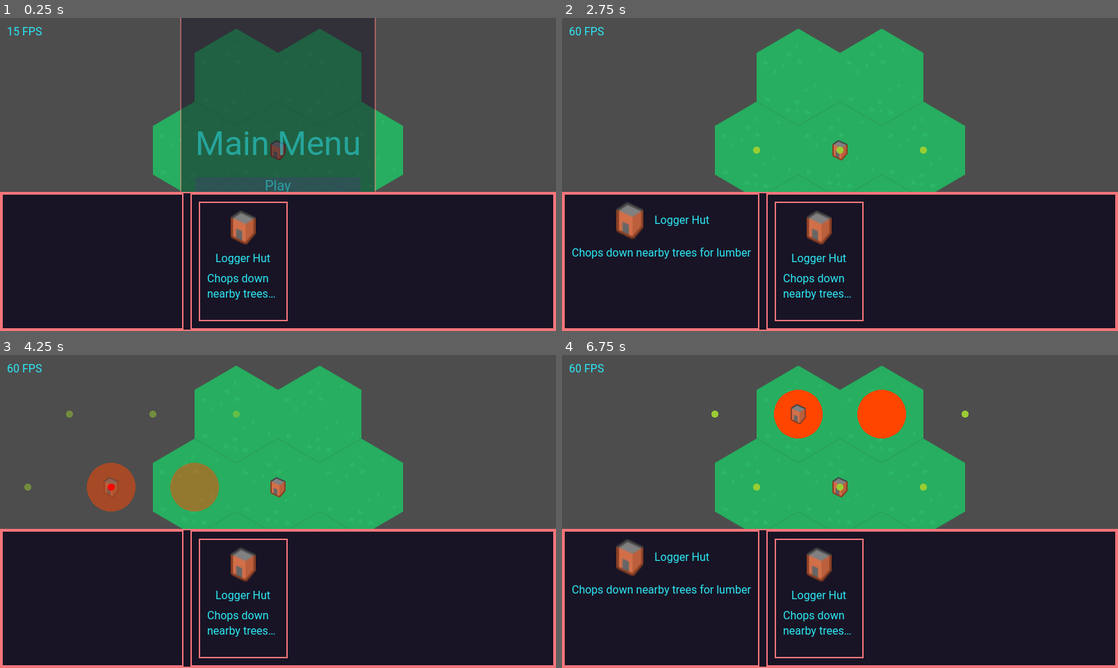
Above: before the commit, frames 1-4 (two rows, left to right).
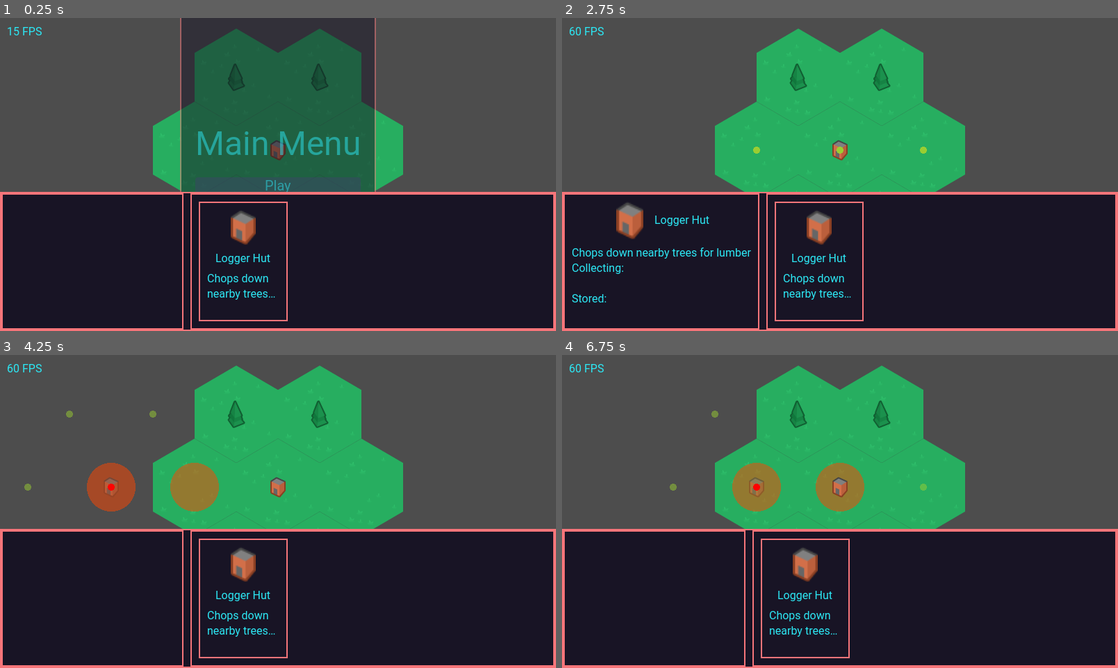
Above: after the commit, the same moments.

Repository: Bloodyaugust/citybuilder-sim
Game: Godot game, scene res://scenes/main.tscn
The game is run twice, just before and just after one commit, with the same random seed, the same clock (stepped at 60 frames per second) and the same inputs. The engine's default icon, where the game draws it, is replaced by a stand-in: a white triangle on a blue panel in a dark square.
Inputs (mouse positions are in pixels of both pictures, inside the frame that each line leads up to):
- Up to frame 1 (0.25 s): no input
- Up to frame 2 (2.75 s): click "Play" at 0.5 s; tap Enter at 1.25 s; drag from (806, 262) to (895, 105) at 1.27 s; drag from (728, 190) to (812, 237) at 2.02 s
- Up to frame 3 (4.25 s): move the mouse to (333, 442) at 2.77 s; hold D (move_right) 2.78-3.5 s; right-click (333, 442) at 2.85 s; click (333, 442) at 3.5 s; drag from (250, 574) to (111, 464) at 3.52 s
- Up to frame 4 (6.75 s): move the mouse to (1006, 558) at 4.27 s; hold A (move_left) 4.28-5 s; right-click (1006, 558) at 4.35 s; click (1006, 558) at 5 s; drag from (673, 464) to (756, 433) at 5.02 s; move the mouse to (867, 511) at 5.77 s; hold S (move_down) 5.78-6.5 s; right-click (867, 511) at 5.85 s; click (867, 511) at 5.92 s; click (867, 511) at 6.5 s; drag from (756, 433) to (728, 527) at 6.52 s

The runs differ from the first frame. In frame 1, 0.1% of the frame differs, in the area x 41-59%, y 14-24%; in frame 2, 0.5%; in frame 3, 0.3%; in frame 4, 7.2%, in the area x 1-74%, y 11-100%.

Commit message:
Add resource gathering and storage to buildings
- Add details about resources in selection view

Diff:
--- a/actors/Building.gd
+++ b/actors/Building.gd
@@ -9,9 +9,20 @@
 var _draw_details: bool = false
 var _effect_tiles: Array[Vector2i]
 var _origin_tile: Vector2i
+var _collecting_resources: Dictionary
+var _stored_resources: Dictionary
 
 func get_collision_tiles() -> Array[Vector2i]:
   return _collision_tiles
+
+func get_selection_details() -> Dictionary:
+  var _resources_string: String = "\r\n".join(PackedStringArray(_collecting_resources.keys().map(func (resource): return "- {id} x{num} tiles ({total}/sec)".format({"id": resource, "num": _collecting_resources[resource], "total": _collecting_resources[resource] * data.resource_collection_rate_per_tile}))))
+  var _stored_resources_string: String = "\r\n".join(PackedStringArray(_stored_resources.keys().map(func (resource): return "- {id}: {num}".format({"id": resource, "num": "%d" % _stored_resources[resource]}))))
+  return {
+    "name": data.name,
+    "sprite": data.sprite,
+    "description": data.description + "\r\nCollecting:\r\n" + _resources_string + "\r\nStored:\r\n" + _stored_resources_string
+  }
 
 func _draw():
   if _draw_details:
@@ -32,11 +43,22 @@
       else:
         _draw_details = false
 
-func _process(_delta) -> void:
+func _on_tilemap_tile_actor_changed(tile: Vector2i) -> void:
+  if tile in _effect_tiles:
+    _recalculate_resources()
+
+func _process(delta) -> void:
+  for _resource_id in _collecting_resources.keys():
+    if _stored_resources.has(_resource_id):
+      _stored_resources[_resource_id] = _stored_resources[_resource_id] + (_collecting_resources[_resource_id] * data.resource_collection_rate_per_tile * delta)
+    else:
+      _stored_resources[_resource_id] = _collecting_resources[_resource_id] * data.resource_collection_rate_per_tile * delta
+
   queue_redraw()
 
 func _ready():
   Store.state_changed.connect(_on_store_state_changed)
+  TilemapActorController.tile_actor_changed.connect(_on_tilemap_tile_actor_changed)
 
   _origin_tile = GDUtil.get_tile_from_global_position(global_position, _tilemap)
   global_position = GDUtil.get_global_position_from_tile(_origin_tile, _tilemap)
@@ -51,3 +73,19 @@
 
   BuildingController.add_building(self)
   queue_redraw()
+  _recalculate_resources()
+
+func _recalculate_resources() -> void:
+  _collecting_resources = {}
+
+  for _effect_tile in _effect_tiles:
+    var _tile_actor: Variant = TilemapActorController.get_tile_actor(_effect_tile)
+
+    if _tile_actor && _tile_actor.has_method("get_resource_id"):
+      var _resource_id: String = _tile_actor.get_resource_id()
+
+      if _resource_id in data.resources_collected:
+        if _collecting_resources.has(_resource_id):
+          _collecting_resources[_resource_id] = _collecting_resources[_resource_id] + 1
+        else:
+          _collecting_resources[_resource_id] = 1
--- a/actors/Resource.gd
+++ b/actors/Resource.gd
@@ -2,11 +2,15 @@
 
 @export var data: ResourceData
 
-# Called when the node enters the scene tree for the first time.
+@onready var _tilemap: TileMap = TilemapActorController.get_tilemap()
+@onready var _origin_tile: Vector2i = GDUtil.get_tile_from_global_position(global_position, _tilemap)
+@onready var _sprite: Sprite2D = %Sprite2D
+
+func get_resource_id() -> String:
+  return data.id
+
 func _ready():
-  pass # Replace with function body.
+  global_position = GDUtil.get_global_position_from_tile(_origin_tile, _tilemap)
+  _sprite.texture = data.sprite
 
-
-# Called every frame. 'delta' is the elapsed time since the previous frame.
-func _process(delta):
-  pass
+  TilemapActorController.add_actor_to_tile(_origin_tile, self)
--- a/data/buildings/logger_hut.tres
+++ b/data/buildings/logger_hut.tres
@@ -10,3 +10,5 @@
 effect_mask = Array[Vector2]([Vector2(2, 2.08165e-12), Vector2(0.5, 1), Vector2(-0.5, 1), Vector2(-1, 2.08165e-12), Vector2(-0.5, -1), Vector2(0.5, -1), Vector2(1.5, -1), Vector2(1.5, 1)])
 name = "Logger Hut"
 description = "Chops down nearby trees for lumber"
+resources_collected = Array[String](["wood"])
+resource_collection_rate_per_tile = 0.15
--- a/scenes/main.tscn
+++ b/scenes/main.tscn
@@ -14,6 +14,7 @@
 [ext_resource type="PackedScene" uid="uid://bquw3hjgjei57" path="res://actors/Building.tscn" id="11_g1ajc"]
 [ext_resource type="Resource" uid="uid://xh1lu2y0utpl" path="res://data/buildings/logger_hut.tres" id="12_a4fw6"]
 [ext_resource type="PackedScene" uid="uid://c7pqm8xy2novr" path="res://actors/Resource.tscn" id="14_huttj"]
+[ext_resource type="Resource" uid="uid://bx0wfu1su5a3j" path="res://data/resources/wood.tres" id="15_5wglv"]
 
 [sub_resource type="TileSetAtlasSource" id="TileSetAtlasSource_a7s8r"]
 texture = ExtResource("9_mwvq6")
@@ -323,3 +324,8 @@
 
 [node name="Resource" parent="." instance=ExtResource("14_huttj")]
 position = Vector2(59, -132)
+data = ExtResource("15_5wglv")
+
+[node name="Resource2" parent="." instance=ExtResource("14_huttj")]
+position = Vector2(-58, -138)
+data = ExtResource("15_5wglv")
--- a/scripts/controllers/TilemapActorController.gd
+++ b/scripts/controllers/TilemapActorController.gd
@@ -8,6 +8,7 @@
 
 func add_actor_to_tile(tile: Vector2i, actor: Variant) -> void:
   actor_dict[tile] = actor
+  tile_actor_changed.emit(tile)
 
 func get_tile_actor(tile: Vector2i) -> Variant:
   if actor_dict.has(tile):
@@ -15,8 +16,12 @@
 
   return false
 
+func get_tilemap() -> TileMap:
+  return _tilemap
+
 func remove_actor_from_tile(tile: Vector2i) -> void:
   actor_dict.erase(tile)
+  tile_actor_changed.emit(tile)
 
 func _unhandled_input(event: InputEvent) -> void:
   if event.is_action_released("select_actor") && !Store.state.selected_build_option:
--- a/views/SelectionDetail.gd
+++ b/views/SelectionDetail.gd
@@ -8,13 +8,21 @@
 func _on_state_changed(state_key, substate):
   match state_key:
     "selected_actor":
-      if substate:
-        _selection_detail_inner.visible = true
-        _selection_detail_texture.texture = substate.data.sprite
-        _selection_detail_name.text = substate.data.name
-        _selection_detail_description.text = substate.data.description
-      else:
-        _selection_detail_inner.visible = false
+      _update_details(substate)
+
+func _process(delta):
+  if Store.state.selected_actor:
+    _update_details(Store.state.selected_actor)
 
 func _ready():
   Store.state_changed.connect(self._on_state_changed)
+
+func _update_details(actor: Variant):
+    if actor && actor.has_method("get_selection_details"):
+      var _actor_details: Dictionary = actor.get_selection_details()
+      _selection_detail_inner.visible = true
+      _selection_detail_texture.texture = _actor_details.sprite
+      _selection_detail_name.text = _actor_details.name
+      _selection_detail_description.text = _actor_details.description
+    else:
+      _selection_detail_inner.visible = false
Not shown: 1 places in scenes/main.tscn that only renumber resources
